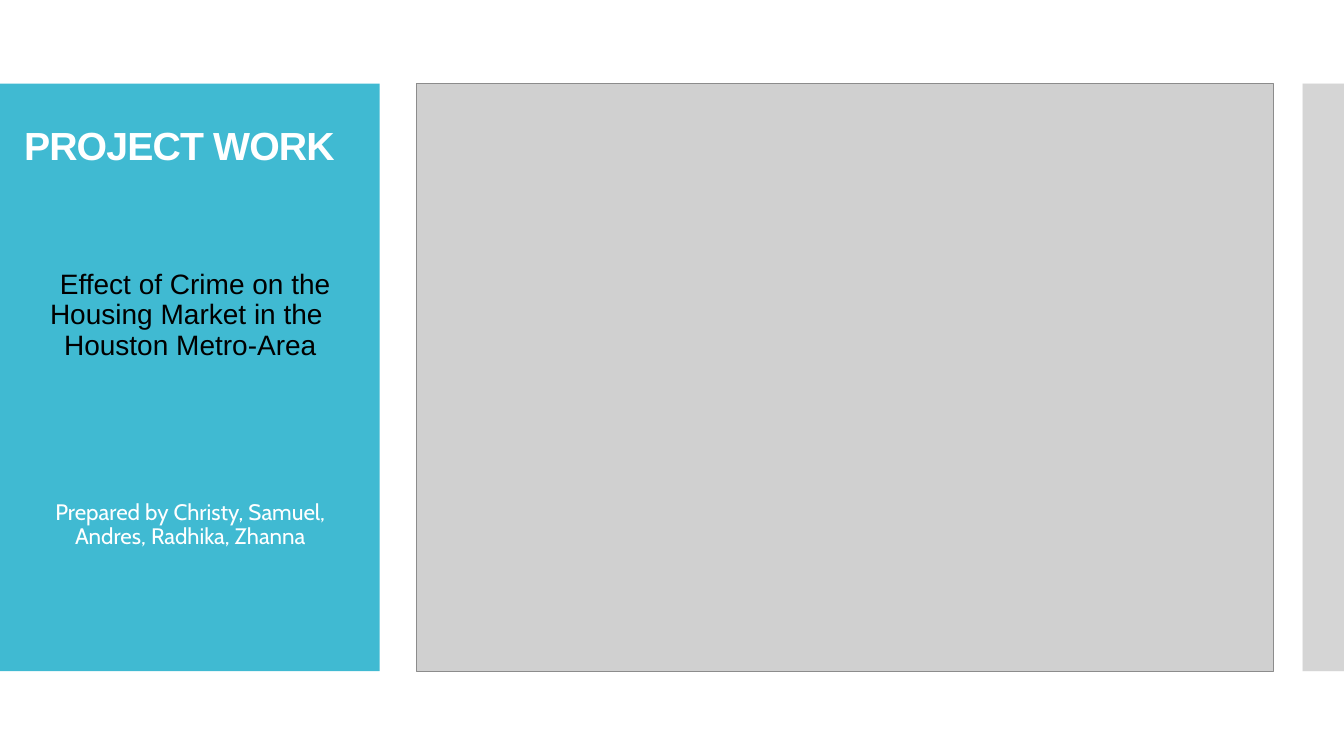
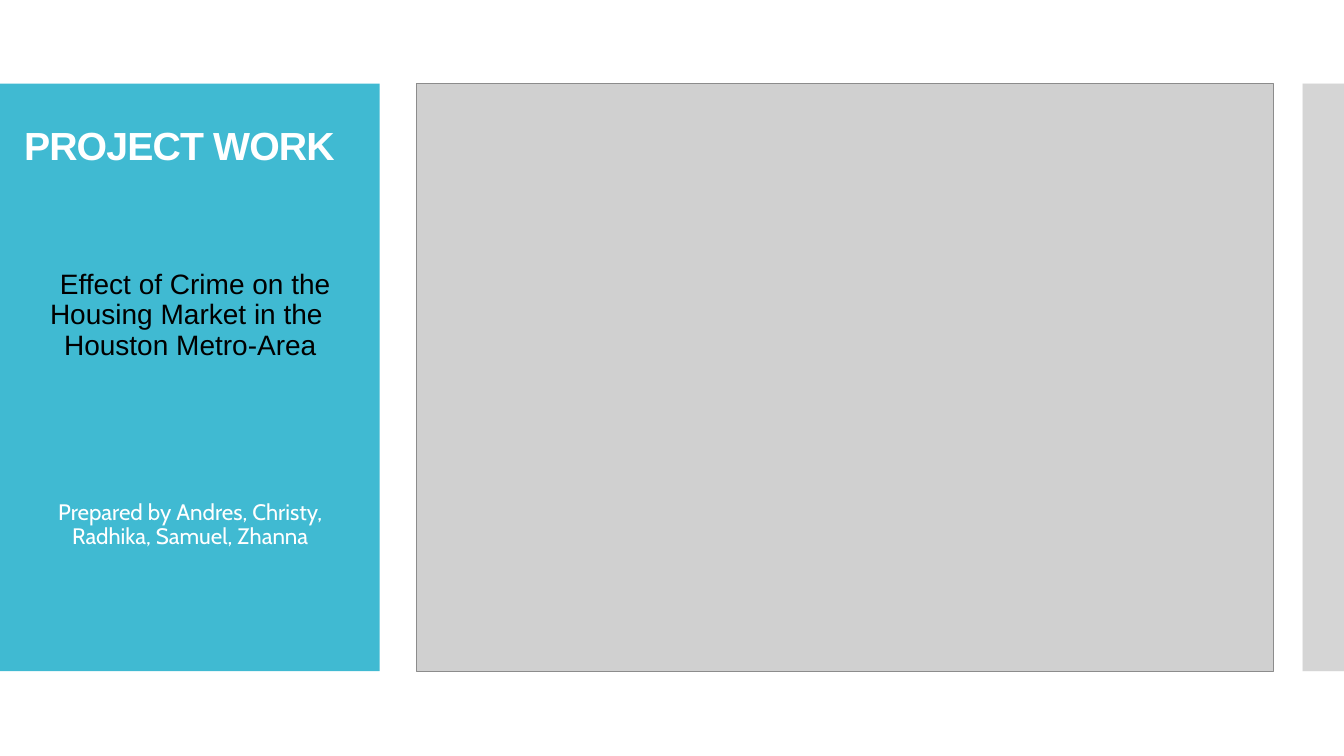
Before and after one commit to andresocorro/project_1, a slide deck: slide 1 of Presentation/final draft.pptx. Drawn at 1344x756 pixels with LibreOffice and Linux fonts; fonts in the diff are those of the drawing; grey boxes stand for pictures. Boxes give left, top, right and bottom in pixels: in the first picture for what was removed or moved away, otherwise in the second. Text is boxed around its words. In the diff, an @@ line names an element or a change of style, - is before the commit and + after.

```diff
--- a/Presentation/final draft.pptx
+++ b/Presentation/final draft.pptx
@@ text at box(58, 503, 322, 546): text changed @@
-Prepared by Christy, Samuel, Andres, Radhika, Zhanna
+Prepared by Andres, Christy, Radhika, Samuel, Zhanna
```
Also in this commit, not shown: 2 other slides changed, 1 slide added.
